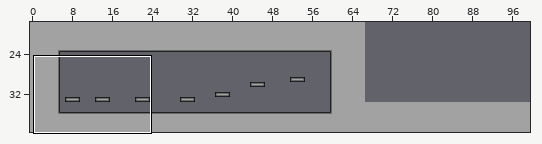
Tiled map: Maps/testMap.tmx. Above: a wide view before the commit, with the close-up outlined.
Close-up. The starting point:
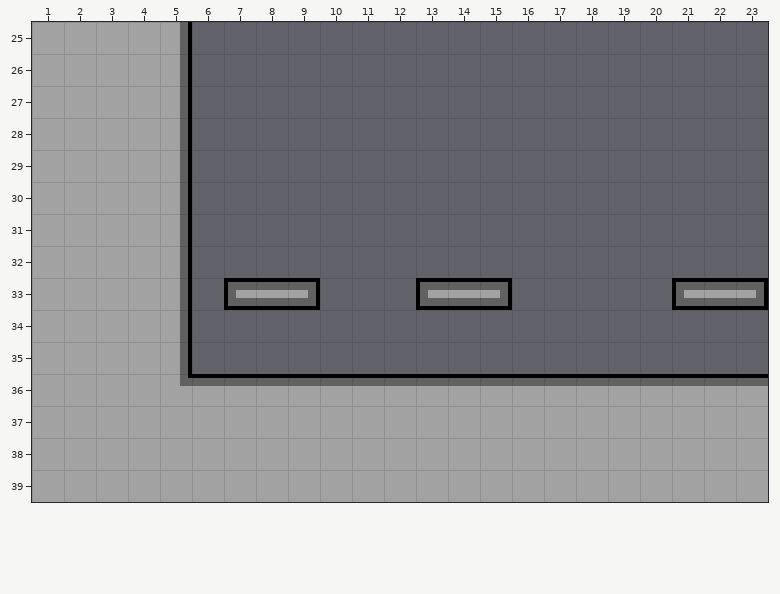
Cells are 32x32 px. Shown: x 1..23, y 25..39. The old version is drawn lined up with the new one.
After the commit:
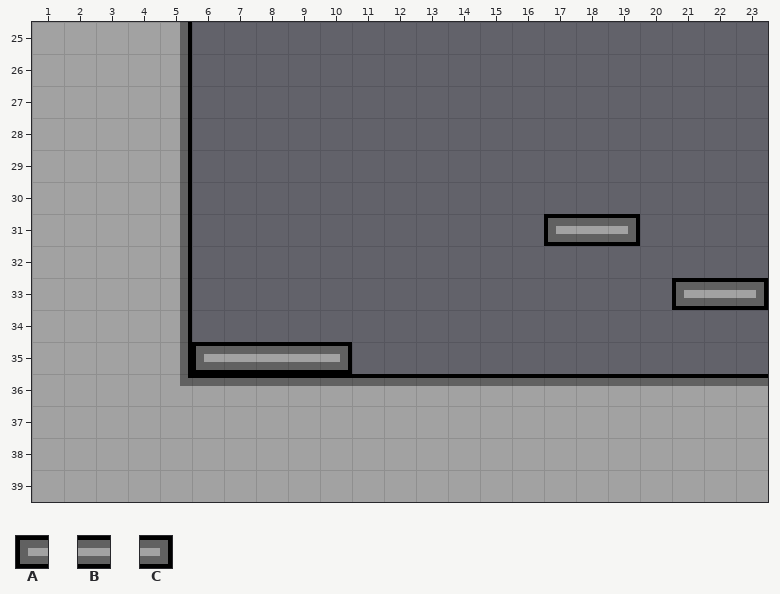
Key: from "testTileSet": A 19, B 20, C 22.
_ is an empty cell.
Edits made:
map size 100x100 -> 100x40 cells (old content now starts at 0,-60; both pictures use the new coordinates)
Layer "Tiles":
y 31: x 17..19 ___ -> ABC
y 33: x 7..9 ABC -> ___; x 13..15 ABC -> ___
y 35: x 6..10 _____ -> ABBBC
Changed places in both close-ups, as pixel boxes (x1, y1, x2, y2):
added: (544, 214, 640, 246)
removed: (224, 278, 320, 310)
removed: (416, 278, 512, 310)
added: (192, 342, 352, 374)
